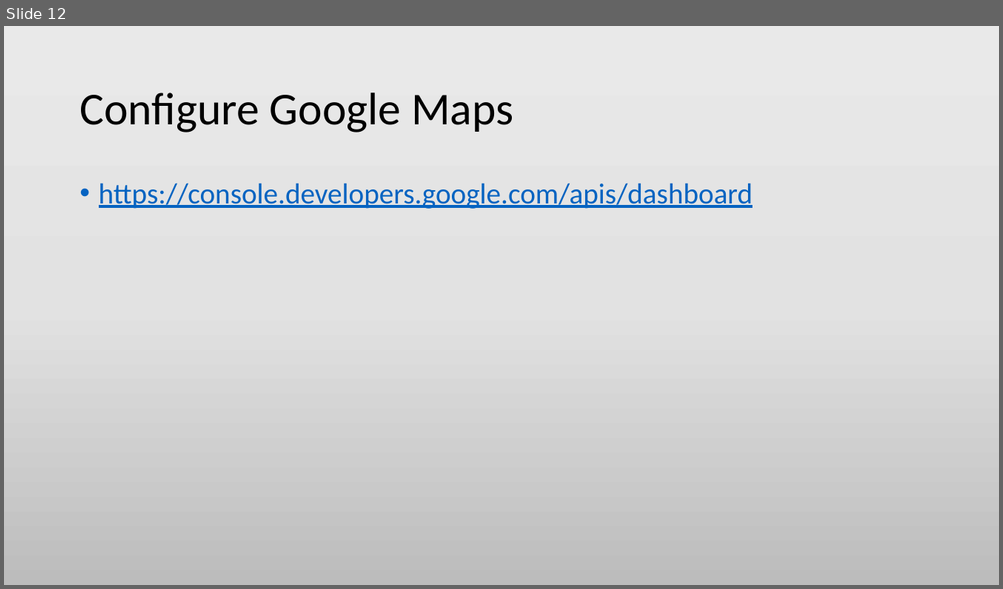
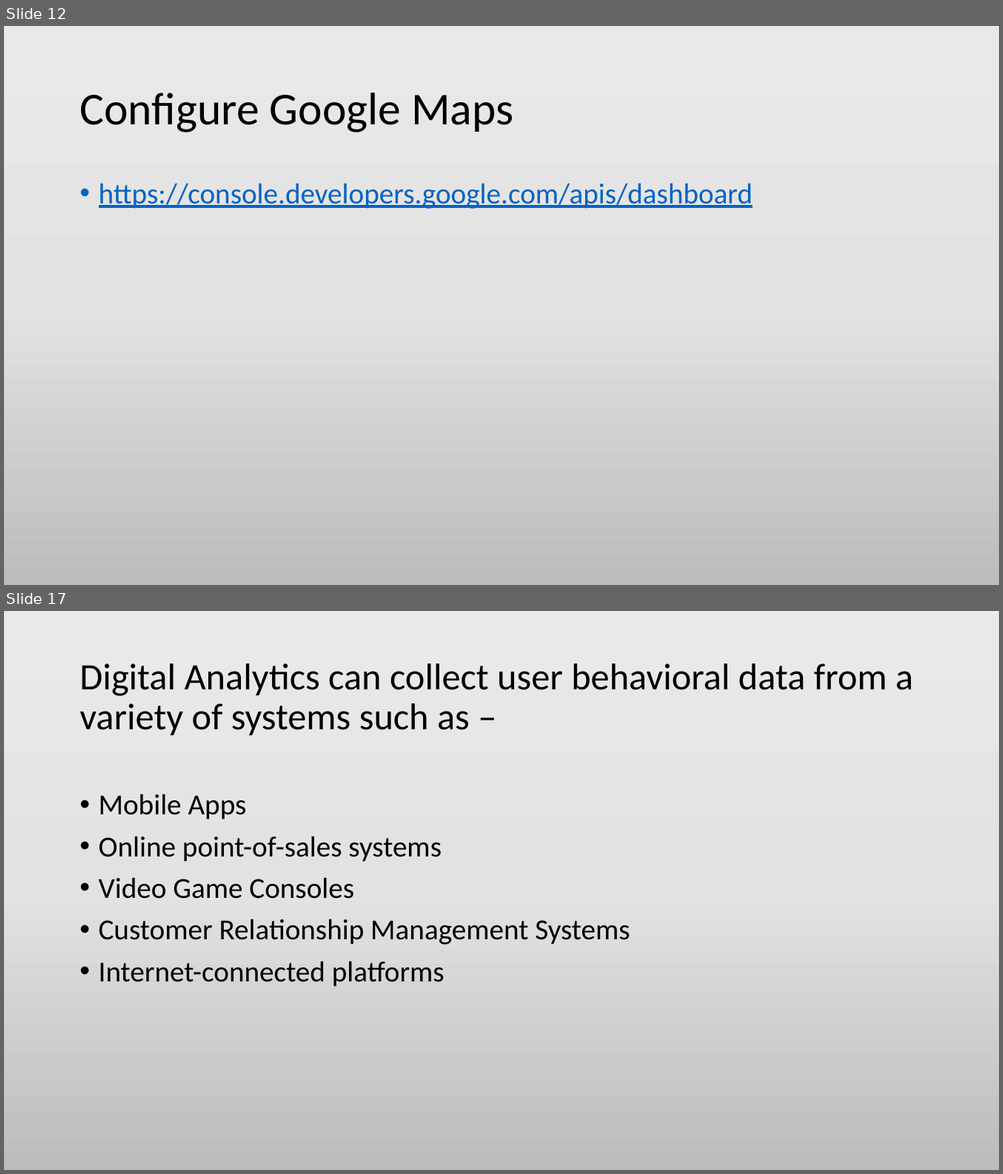
Before and after one commit to min-naing/Wordpress-Tuto-PowerPoint, a slide deck: 3. Building a Broucher Site.pptx. Shown one above the other, each under a label of ours: slide 12 before the commit, slides 12 and 17 after it; the slides between them are not shown. The pictures are 1003x589 and 1003x1174 pixels, drawn with LibreOffice and Linux fonts; fonts in the diff are those of the drawing. Boxes give left, top, right and bottom in pixels: in the first picture for what was removed or moved away, otherwise in the second. Text is boxed around its words. In the diff, an @@ line names an element or a change of style, - is before the commit and + after.

```diff
--- a/3. Building a Broucher Site.pptx
+++ b/3. Building a Broucher Site.pptx
@@ slide 17 added at (4, 611, 999, 1170), background gradient #EBEAEA to #E4E3E3 to #BDBCBC @@
@@ text added at (79, 664, 913, 987), 28 pt, text #000000 @@
+Digital Analytics can collect user behavioral data from a variety of systems such as –
+• Mobile Apps
+• Online point-of-sales systems
+• Video Game Consoles
+• Customer Relationship Management Systems
+• Internet-connected platforms
```
Also in this commit, not shown: 1 slide changed, 6 other slides added, 2 other files.
